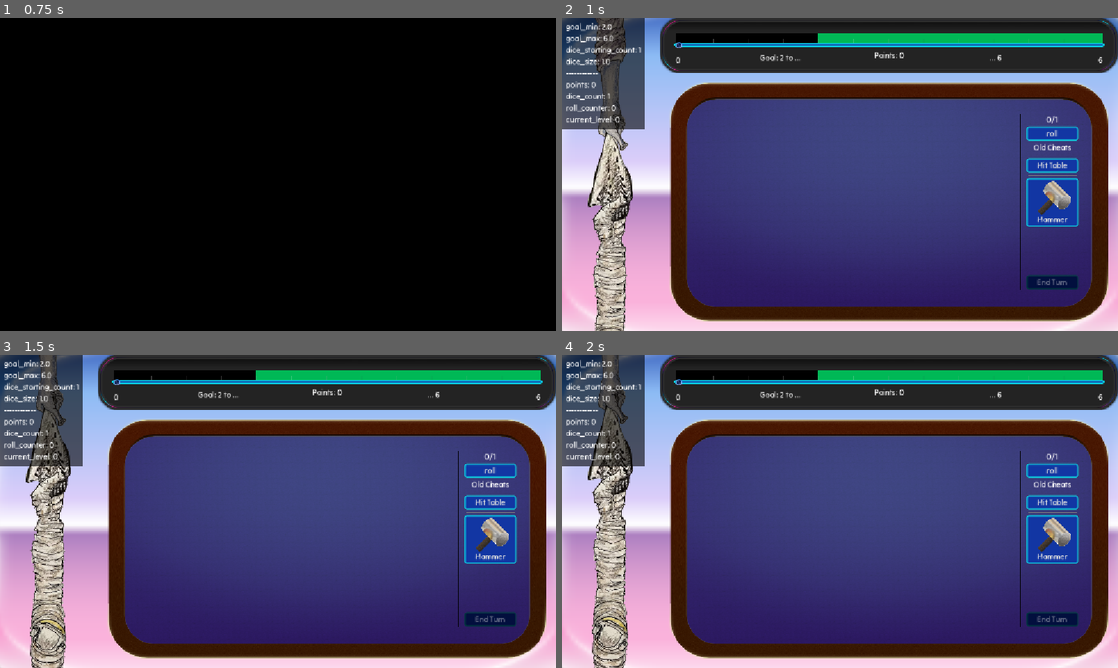
Above: before the commit, frames 1-4 (two rows, left to right).
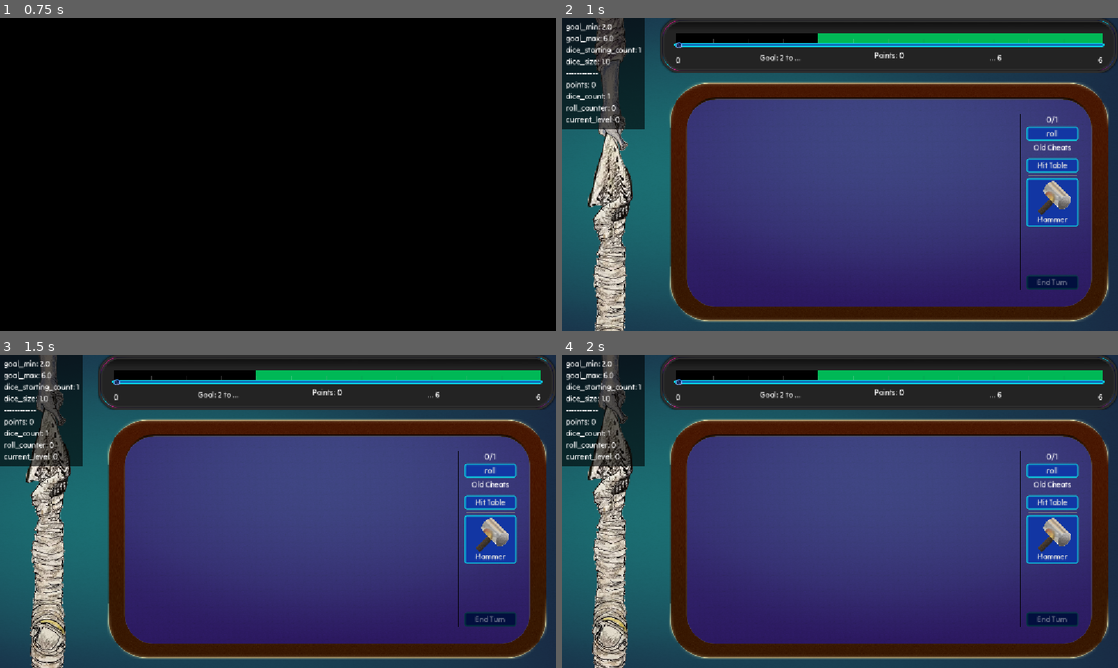
Above: after the commit, the same moments.

Repository: vhoyer/ludum_dare_60
Game: Godot game, scene res://stages/main_menu/main_menu.tscn
Same seed, same stepped clock (60 frames per second), same inputs: the game is played once before the commit and once after it.
Inputs (mouse positions are in pixels of both pictures, inside the frame that each line leads up to):
- Up to frame 1 (0.75 s): click "Start" at 0.5 s
- Up to frame 2 (1 s): no input
- Up to frame 3 (1.5 s): move the mouse to (400, 495) at 1.27 s; hold Right (ui_right) from 1.28 s (still down); tap K at 1.35 s; click (400, 495) at 1.42 s
- Up to frame 4 (2 s): keep holding Right (ui_right)

Frame 1 is identical in both runs. In frame 2, 22% of the frame differs, in the area x 0-100%, y 0-100%; in frame 3, 21%; in frame 4, 21%.

Commit message:
Update main.tscn

Diff:
--- a/stages/main/main.tscn
+++ b/stages/main/main.tscn
@@ -4,6 +4,8 @@
 [ext_resource type="PackedScene" uid="uid://bqnj75ank41t6" path="res://components/background_default/background_default.tscn" id="2_drn0y"]
 [ext_resource type="PackedScene" uid="uid://cpsa1qlgdobpb" path="res://components/game_tug_of_war/game_tug_of_war.tscn" id="2_usqqw"]
 [ext_resource type="PackedScene" uid="uid://usqu7frh72wo" path="res://components/game_cursor/game_cursor.tscn" id="2_woy08"]
+[ext_resource type="Texture2D" uid="uid://dysc4c5gb3qbd" path="res://assets/table/cloth_velvet.png" id="3_ty5cg"]
+[ext_resource type="Texture2D" uid="uid://brpshq550hbwj" path="res://assets/table/lighting.png" id="4_ngigp"]
 [ext_resource type="PackedScene" uid="uid://kfbhin5nkdnx" path="res://components/game_table/game_table.tscn" id="5_no1gd"]
 [ext_resource type="Script" uid="uid://d161jm3n6y53c" path="res://components/game_cursor/cursor_on_parent.gd" id="6_4vbm2"]
 [ext_resource type="Texture2D" uid="uid://lqihmrvxdvus" path="res://assets/gui/9slice2_smooth.png" id="6_17rgw"]
@@ -15,6 +17,9 @@
 [ext_resource type="Resource" uid="uid://d17wkpun5jdvw" path="res://components/game_cursor/cursors/hammer.tres" id="11_drn0y"]
 [ext_resource type="Resource" uid="uid://bx586f3ywe4bs" path="res://components/game_cursor/cursors/default.tres" id="12_l7y0w"]
 
+[sub_resource type="CanvasItemMaterial" id="CanvasItemMaterial_sjrfj"]
+blend_mode = 1
+
 [sub_resource type="StyleBoxFlat" id="StyleBoxFlat_no1gd"]
 content_margin_left = 8.0
 content_margin_top = 8.0
@@ -55,6 +60,22 @@
 
 [node name="BackgroundDefault" parent="." unique_id=1785069674 instance=ExtResource("2_drn0y")]
 layout_mode = 1
+
+[node name="NinePatchRect2" type="NinePatchRect" parent="BackgroundDefault" unique_id=19473794]
+self_modulate = Color(0.2299079, 0.36059305, 0.60347676, 1)
+layout_mode = 2
+texture = ExtResource("3_ty5cg")
+region_rect = Rect2(100, 100, 100, 100)
+axis_stretch_horizontal = 1
+axis_stretch_vertical = 1
+
+[node name="Sprite2D" type="Sprite2D" parent="BackgroundDefault/NinePatchRect2" unique_id=714422032]
+self_modulate = Color(0.03137255, 1, 0.6862745, 1)
+material = SubResource("CanvasItemMaterial_sjrfj")
+position = Vector2(599.50574, 348.99176)
+rotation = -1.5707964
+scale = Vector2(0.7401607, 3.3764029)
+texture = ExtResource("4_ngigp")
 
 [node name="MainColumns" type="HBoxContainer" parent="." unique_id=1820559237]
 layout_mode = 1
